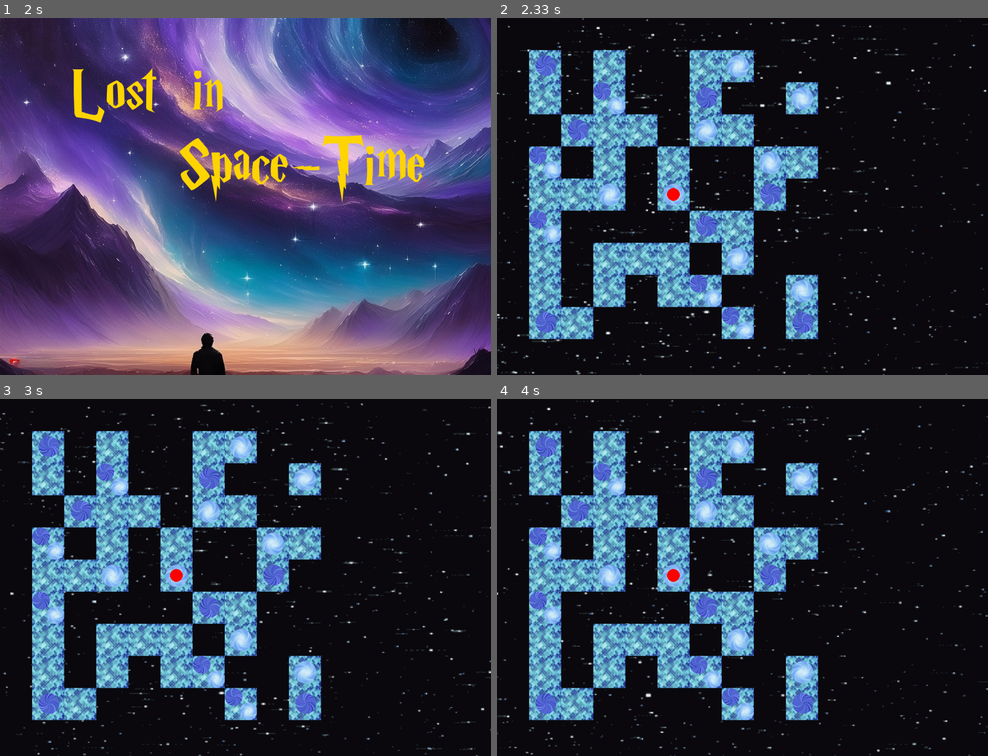
Above: before the commit, frames 1-4 (two rows, left to right).
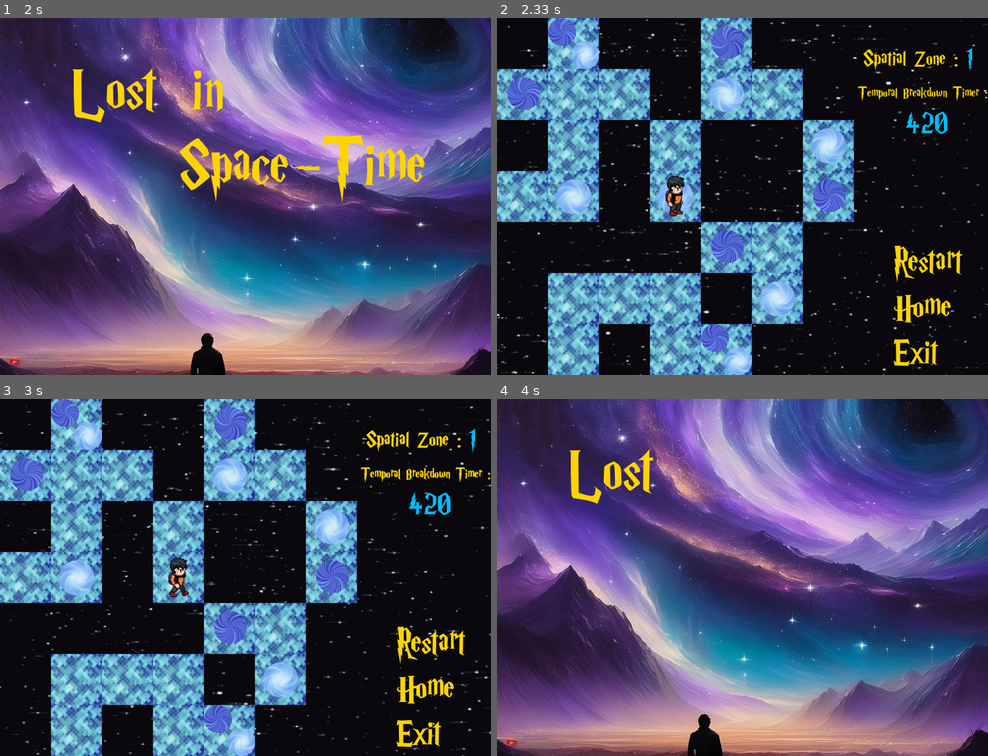
Above: after the commit, the same moments.

Repository: alain2op/maze-pygame
Game: pygame game, started from game.py
The game is run twice, just before and just after one commit, with the same random seed, the same clock (stepped at 60 frames per second) and the same inputs.
Inputs (mouse positions are in pixels of both pictures, inside the frame that each line leads up to):
- Up to frame 1 (2 s): move the mouse to (294, 275) at 0.83 s; click (294, 275) at 1.02 s; move the mouse to (225, 335) at 1.97 s
- Up to frame 2 (2.33 s): press the mouse at (722, 335) at 2 s; move the mouse to (639, 210) at 2.1 s; release the mouse at (555, 82) at 2.23 s
- Up to frame 3 (3 s): hold Right from 2.8 s (still down)
- Up to frame 4 (4 s): release Right at 3.27 s; move the mouse to (924, 688) at 3.3 s; press the mouse at (924, 688) at 3.33 s; move the mouse to (776, 688) at 3.43 s; release the mouse at (634, 688) at 3.57 s; hold Left from 3.63 s (still down); hold A from 3.63 s (still down); move the mouse to (703, 459) at 3.67 s

Frame 1 is identical in both runs. In frame 2, 45% of the frame differs, in the area x 0-100%, y 0-100%; in frame 3, 47%; in frame 4, 98%.

Commit message:
basic sprites for movements added, game window updated and timer and energy are needed to be improved

Diff:
--- a/game.py
+++ b/game.py
@@ -21,7 +21,8 @@
         window,level=windows.start(window)
         input=2
     if input==2:
-        level,window,result=windows.game(level,window)
+        level,window,result,input=windows.game(level,window)
+    if input==4:
         window,input=windows.end(window,level,result)
     if input==3:
         running=False
--- a/main.py
+++ /dev/null
@@ -1,29 +0,0 @@
-import pygame
-import random
-import maze
-import numpy as np
-import player_file
-import windows
-import time
-import sys
-WIDTH=1300
-HEIGHT=945
-pygame.init()
-WINDOW=pygame.display.set_mode((WIDTH,HEIGHT))
-
-# window = pygame.display.set_mode((window_width, window_height))
-pygame.display.set_caption("Lost in Space-Time")
-running=True
-input=1
-window=WINDOW
-while running:
-    if input==1:
-        window,level=windows.start(window)
-        input=2
-    if input==2:
-        level,window,result=windows.game(level,window)
-        window,input=windows.end(window,level,result)
-    if input==3:
-        running=False
-pygame.quit()
-sys.exit()
--- a/windows.py
+++ b/windows.py
@@ -2,6 +2,8 @@
 import numpy as np
 import os
 import time
+
+import pygame.display
 import maze
 import player_file
 import random
@@ -17,7 +19,9 @@
 BLACK = (0, 0, 0)
 GREEN=(200,255,200)
 BLUE=(0,0,255)
-
+TIMER=300
+ENERGY=800
+LIGHTNING_BLUE=(0,191,255)
 
 class button:
     def __init__(self, text, font, text_color, border_color, position,size):
@@ -45,8 +49,26 @@
         else:
             self.rendered_text = self.font.render(self.text, True, self.text_color)
 
+class sprites:
+    def __init__(self, file_path, num_frames, frame_width, frame_height):
+        self.sprite_sheet = pygame.image.load(file_path)
+        self.num_frames = num_frames
+        self.frame_width = frame_width
+        self.frame_height = frame_height
+        self.frames = self.extract_frames()
+
+    def extract_frames(self):
+        frames = []
+        for i in range(self.num_frames):
+            frame = pygame.Surface((self.frame_width, self.frame_height), pygame.SRCALPHA)
+            frame.blit(self.sprite_sheet, (0, 0), (i * self.frame_width, 0, self.frame_width, self.frame_height))
+            scaled_frame=pygame.transform.scale(frame,(135,135))
+            frames.append(scaled_frame)
+        return frames
+
 
 def start(window):
+    global title_font,button_font
     start_image = pygame.transform.scale(pygame.image.load("start.jpeg"), (WIDTH, HEIGHT))
     title_font = pygame.font.Font("HARRYP__.TTF", 180)
     button_font = pygame.font.Font("HARRYP__.TTF", 80)
@@ -54,7 +76,7 @@
     title_positions = [(300, 200), (550, 200), (800, 400)]
     WINDOW.blit(start_image, (0, 0))
     words = title.split()
-    pygame.display.update()
+    pygame.display.flip()
     time.sleep(0.5)
 
     labyrinth = button("labyrinth", button_font, GOLD, BLACK, (100, 800), (300, 100))
@@ -66,9 +88,9 @@
         text_rect = text_surface.get_rect()
         text_rect.center = title_positions[word_no]
         WINDOW.blit(text_surface, text_rect)
-        pygame.display.update()
+        pygame.display.flip()
         time.sleep(0.5)
-    pygame.display.update()
+    pygame.display.flip()
 
     start_running = True
     while start_running:
@@ -104,7 +126,7 @@
                         return WINDOW,2
                     elif singularity.is_hovered(mouse_pos):
                         return WINDOW,3
-        pygame.display.update()
+        pygame.display.flip()
     pygame.quit()
     sys.exit()
 
@@ -121,10 +143,25 @@
     elif level==3:
         size=9
         floors=5
-    tile_size=945//size
+
+    global movement_direction
+    vision_tile_count=3
+    tile_size=945//(2*vision_tile_count+1)
     centre = np.array([(floors-1)/2,(size - 1)/2, (size - 1)/2])
     generated_maze, generated_path,end_point = maze.maze_generator(size,floors)
     player1 = player_file.player("green", centre, generated_maze)
+
+    walk_up=sprites("movement/up.png",9,575//9+1,60)
+    walk_down=sprites("movement/down.png",9,575//9+1,60)
+    walk_right=sprites("movement/right.png",9,575//9+1,60)
+    walk_left=sprites("movement/left.png",9,575//9+1,60)
+
+    walks=[walk_up.frames,walk_left.frames,walk_down.frames,walk_right.frames]
+    face_up=walk_up.frames[0]
+    face_down=walk_down.frames[0]
+    face_right=walk_right.frames[0]
+    face_left=walk_left.frames[0]
+    faces=[face_up,face_left,face_down,face_right]
 
     pressed_keys = {}
     last_movement_time = pygame.time.get_ticks()
@@ -147,19 +184,32 @@
         white_blue_images.append(pygame.transform.scale(pygame.image.load("white_blue/white_blue_"+str(index+1)+".jpg"),(tile_size,tile_size)))
         white_images.append(pygame.transform.scale(pygame.image.load("white/white_"+str(index+1)+".jpg"),(tile_size,tile_size)))
         blue_images.append(pygame.transform.scale(pygame.image.load("blue/blue_"+str(index+1)+".jpg"),(tile_size,tile_size)))
-        # space_images_tile.append(pygame.transform.scale(pygame.image.load("space/space_"+str(index+1)+".jpg"),(tile_size,tile_size)))
-        # space_images_background.append(pygame.transform.scale(pygame.image.load("space/space_"+str(index+1)+".gif"),(WIDTH,HEIGHT)))
     for index in range(40):
         space_images_background.append(pygame.transform.scale(pygame.image.load("space/space_"+str(index)+".gif"),(WIDTH,HEIGHT)))
     tile_image=pygame.transform.scale(pygame.image.load("tile.jpg"),(tile_size,tile_size))
     trophy=pygame.transform.scale(pygame.image.load("trophy.jpeg"),(tile_size,tile_size))
 
     timer=420
-    energy=100000
+    energy=10000
     i=0
     spiral_frame_index=0
     space_frame_index=0
     space_frame_time_stamp=pygame.time.get_ticks()
+    game_font_1 = pygame.font.Font("HARRYP__.TTF", 60)
+    game_font_2 = pygame.font.Font("HARRYP__.TTF", 80)
+    game_font_3=pygame.font.Font("HARRYP__.TTF",40)
+    game_font_4=pygame.font.Font("HARRYP__.TTF",100)
+    floor_text = button("Spatial Zone : ", game_font_1, GOLD, BLACK, (970, 80), (300, 100))
+    timer_text_1=button("Temporal Breakdown Timer :",game_font_3,GOLD,BLACK,(955,180),(300,100))
+    timer_text_1.draw(window)
+    floor_text.draw(window)
+    home=button("Home",game_font_4,GOLD,BLACK,(1050,720),(300,100))
+    exit=button("Exit",game_font_4,GOLD,BLACK,(1050,840),(300,100))
+    home.draw(window)
+    exit.draw(window)
+    restart=button("Restart",game_font_4,GOLD,BLACK,(1050,600),(300,100))
+    restart.draw(window)
+    pygame.display.flip()
     while game_running:
 
         current_time = pygame.time.get_ticks()
@@ -177,6 +227,8 @@
             teleport_index+=1
 
         time_since_last_movement = current_time - last_movement_time
+
+
         for event in pygame.event.get():
             if event.type == pygame.QUIT:
                 game_running = False
@@ -185,65 +237,144 @@
             elif event.type == pygame.KEYUP:
                 if event.key in pressed_keys:
                     del pressed_keys[event.key]
+            if event.type == pygame.MOUSEMOTION:
+                mouse_pos = pygame.mouse.get_pos()
+                home.set_hovered(home.is_hovered(mouse_pos))
+                exit.set_hovered(exit.is_hovered(mouse_pos))
+                restart.set_hovered(restart.is_hovered(mouse_pos))
+
+            elif event.type == pygame.MOUSEBUTTONDOWN:
+                if event.button == 1:  # Left mouse button
+                    mouse_pos = pygame.mouse.get_pos()
+                    if exit.is_hovered(mouse_pos):
+                        return level,window,1,3
+                    elif home.is_hovered(mouse_pos):
+                        return level,window,1,1
+                    elif restart.is_hovered(mouse_pos):
+                        player1=player_file.player("green",centre,generated_maze)
+                        timer=TIMER
+                        energy=ENERGY
 
         if player1.tile[0]==end_point[0] and player1.tile[1]==end_point[1] and player1.tile[2]==end_point[2]:
             time.sleep(1)
             result=1
             return level,window,result
 
+        moved=False
+        walk_move=[0,0,0]
+        walk_code=0
         if time_since_last_movement >= MOVEMENT_DELAY:
             movement_direction = 0
             if pygame.K_UP in pressed_keys:
                 movement_direction = 3
+                walk_move=[0,-1,0]
+                walk_code=1
+                player1.orientation=0
             elif pygame.K_LEFT in pressed_keys:
                 movement_direction = 6
+                walk_move=[-1,0,0]
+                walk_code=2
+                player1.orientation=1
             elif pygame.K_DOWN in pressed_keys:
                 movement_direction = 1
+                walk_move=[0,1,0]
+                walk_code=3
+                player1.orientation=2
             elif pygame.K_RIGHT in pressed_keys:
                 movement_direction = 5
+                walk_move=[0,0,1]
+                walk_code=4
+                player1.orientation=3
             elif pygame.K_LSHIFT in pressed_keys:
                 movement_direction=4
             elif pygame.K_LCTRL in pressed_keys:
                 movement_direction=2
+            if walk_code in range(1,5):
+                moved=True
+                time.sleep(0.04)
+                for i in range(5):
+                    window.blit(tile_image,(vision_tile_count*tile_size,vision_tile_count*tile_size))
+                    window.blit(walks[walk_code-1][i],(vision_tile_count*tile_size,vision_tile_count*tile_size))
+                    timer_text_1.draw(window)
+                    floor_text.draw(window)
+                    home.draw(window)
+                    exit.draw(window)
+                    restart.draw(window)
+                    floor_number_text=button(str(player1.floor),game_font_2,LIGHTNING_BLUE,BLACK,(1240,70),(300,100))
+                    timer_text=button(str(timer),game_font_2,LIGHTNING_BLUE,BLACK,(1080,240),(300,100))
+                    timer_text.draw(window)
+                    floor_number_text.draw(window)
+                    pygame.display.flip()
+                    time.sleep(0.04)
             player_file.move(player1, movement_direction)
             last_movement_time = current_time
 
-        orientation = player1.orientation
         if pygame.K_w in pressed_keys:
-            orientation = 1
+            player1.orientation = 0
         elif pygame.K_a in pressed_keys:
-            orientation = 2
+            player1.orientation = 1
         elif pygame.K_s in pressed_keys:
-            orientation = 3
+            player1.orientation = 2
         elif pygame.K_d in pressed_keys:
-            orientation = 4
-        player_file.rotate(player1, orientation)
+            player1.orientation = 3
 
 
         window.blit(space_images_background[space_frame_index%40],(0,0))
         img=space_images_background[space_frame_index%40]
-        for y in range(generated_maze.shape[1]):
-            for x in range(generated_maze.shape[2]):
-                if (generated_maze[player1.floor,y,x]==0) and ((level==1 and abs(x-player1.tile[2])<7 and abs(y-player1.tile[1])<7) or (level==2 and abs(x-player1.tile[2])<5 and abs(y-player1.tile[1])<5) or (level==3 and abs(x-player1.tile[2])<4 and abs(y-player1.tile[1])<4)):
-                    if generated_maze[player1.floor,y,x]==0 and player1.floor>0 and player1.floor<floors-1 and generated_maze[player1.floor-1,y,x]==0 and generated_maze[player1.floor+1,y,x]==0 :
+        for y in range(-vision_tile_count,vision_tile_count+1):
+            for x in range(-vision_tile_count,vision_tile_count+1):
+                if player1.tile[2]+x>=0 and player1.tile[2]+x<size and player1.tile[1]+y>=0 and player1.tile[1]+y<size:
+                    if generated_maze[player1.floor,int(player1.tile[1]+y),int(player1.tile[2]+x)]==0 and player1.floor>0 and player1.floor<floors-1 and generated_maze[player1.floor-1,int(player1.tile[1]+y),int(player1.tile[2]+x)]==0 and generated_maze[player1.floor+1,int(player1.tile[1]+y),int(player1.tile[2]+x)]==0 :
                         img=white_blue_images[(spiral_frame_index+x+y)%12]
-                    elif generated_maze[player1.floor,y,x]==0 and player1.floor>0 and generated_maze[player1.floor-1,y,x]==0:
+                        window.blit(img, ((x+vision_tile_count) * tile_size, (y+vision_tile_count) * tile_size))
+                    elif generated_maze[player1.floor,int(player1.tile[1]+y),int(player1.tile[2]+x)]==0 and player1.floor>0 and generated_maze[player1.floor-1,int(player1.tile[1]+y),int(player1.tile[2]+x)]==0:
                         img=white_images[(spiral_frame_index+x+y)%12]
-                    elif generated_maze[player1.floor,y,x]==0 and player1.floor<floors-1 and generated_maze[player1.floor+1,y,x]==0:
+                        window.blit(img, ((x+vision_tile_count) * tile_size, (y+vision_tile_count) * tile_size))
+                    elif generated_maze[player1.floor,int(player1.tile[1]+y),int(player1.tile[2]+x)]==0 and player1.floor<floors-1 and generated_maze[player1.floor+1,int(player1.tile[1]+y),int(player1.tile[2]+x)]==0:
                         img=blue_images[(spiral_frame_index+x+y)%12]
-                    else:
+                        window.blit(img, ((x+vision_tile_count) * tile_size, (y+vision_tile_count) * tile_size))
+                    elif generated_maze[player1.floor,int(player1.tile[1]+y),int(player1.tile[2]+x)]==0:
                         img=tile_image
-                    if player1.floor==end_point[0] and x==end_point[2] and y==end_point[1]:
+                        window.blit(img, ((x+vision_tile_count) * tile_size, (y+vision_tile_count) * tile_size))
+                    if player1.floor==end_point[0] and x+player1.tile[2]==end_point[2] and y+player1.tile[1]==end_point[1]:
                         img=trophy
-                    window.blit(img, (x * tile_size, y * tile_size))
+                        window.blit(img, ((x+vision_tile_count) * tile_size, (y+vision_tile_count) * tile_size))
         spiral_frame_index=(spiral_frame_index+1)%12
         if pygame.time.get_ticks()-space_frame_time_stamp>=40 :
             space_frame_index=(space_frame_index+1)%40
             space_frame_time_stamp=pygame.time.get_ticks()
         z,y,x = player1.tile[0], player1.tile[1],player1.tile[2]
         image = player1.images[player1.orientation - 1]
-        RED = (255, 0, 0)
-        pygame.draw.circle(window, RED + (128,), ((x+0.5)*tile_size,(y+0.5)*tile_size), tile_size*2//10)
+
+        # floor_text = button_font.render("Spatial Zones",True,GOLD)
+        # pygame.draw.rect(WINDOW, BLACK, self.rect,-1)
+        # window.blit(floor_text, floor_text.get_rect()
+
+        if moved:
+            for l in range(4):
+                window.blit(tile_image,(vision_tile_count*tile_size,vision_tile_count*tile_size))
+                window.blit(walks[walk_code-1][l+5],(vision_tile_count*tile_size,vision_tile_count*tile_size))
+                timer_text_1.draw(window)
+                floor_text.draw(window)
+                home.draw(window)
+                exit.draw(window)
+                restart.draw(window)
+                floor_number_text=button(str(player1.floor),game_font_2,LIGHTNING_BLUE,BLACK,(1240,70),(300,100))
+                timer_text=button(str(timer),game_font_2,LIGHTNING_BLUE,BLACK,(1080,240),(300,100))
+                timer_text.draw(window)
+                floor_number_text.draw(window)
+                pygame.display.flip()
+                time.sleep(0.04)
+        window.blit(faces[player1.orientation],((vision_tile_count)*tile_size,(vision_tile_count)*tile_size))
+        timer_text_1.draw(window)
+        floor_text.draw(window)
+        home.draw(window)
+        exit.draw(window)
+        restart.draw(window)
+        floor_number_text=button(str(player1.floor),game_font_2,LIGHTNING_BLUE,BLACK,(1240,70),(300,100))
+        timer_text=button(str(timer),game_font_2,LIGHTNING_BLUE,BLACK,(1080,240),(300,100))
+        timer_text.draw(window)
+        floor_number_text.draw(window)
         pygame.display.flip()
         pygame.time.Clock().tick(60)
         i+=1
@@ -260,7 +391,7 @@
         title_positions = [(350, 200), (600, 200), (850, 200)]
         window.blit(end_image, (0, 0))
         words = title.split()
-        pygame.display.update()
+        pygame.display.flip()
         time.sleep(0.5)
 
         home = button("Home", button_font, GOLD, BLACK, (150, 800), (300, 100))
@@ -272,9 +403,9 @@
             text_rect = text_surface.get_rect()
             text_rect.center = title_positions[word_no]
             window.blit(text_surface, text_rect)
-            pygame.display.update()
+            pygame.display.flip()
             time.sleep(0.5)
-        pygame.display.update()
+        pygame.display.flip()
 
         start_running = True
         while start_running:
@@ -310,6 +441,6 @@
                             return WINDOW,2
                         elif exit.is_hovered(mouse_pos):
                             return WINDOW,3
-            pygame.display.update()
+            pygame.display.flip()
         pygame.quit()
         sys.exit()
Binary file removed: ball.jpeg
Binary file added: movement/down.png
Binary file added: movement/left.png
Binary file added: movement/right.png
Binary file added: movement/up.png
Binary file added: spritesheet.png
